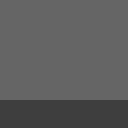
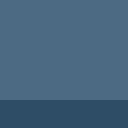
Revision of a layered 128 × 128 image; what changed, layer by layer:
"Layer 1": opacity 100% → 75% over [0, 0, 128, 128]
added layer "Layer 2" over [0, 0, 128, 128]
